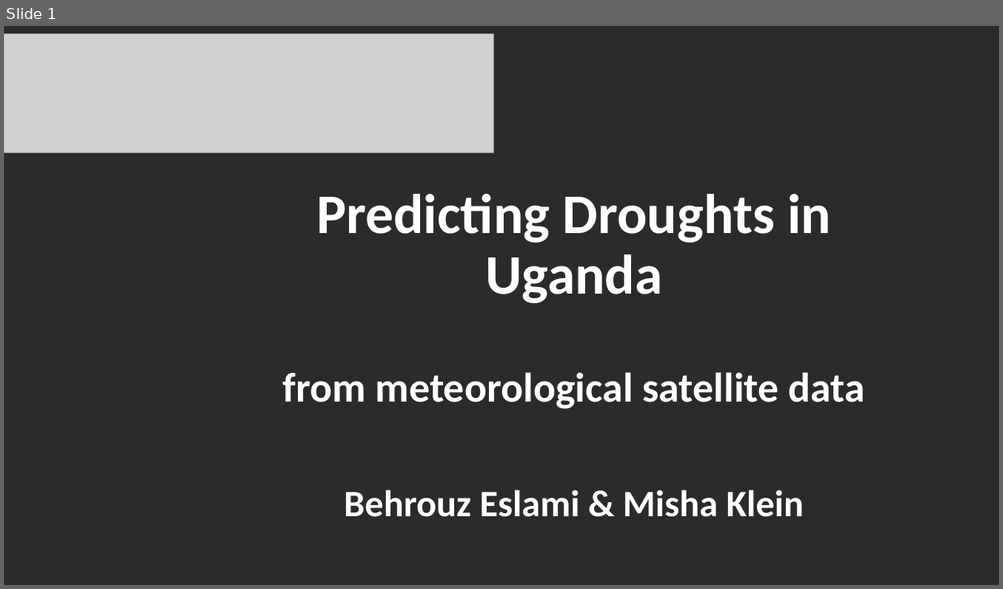
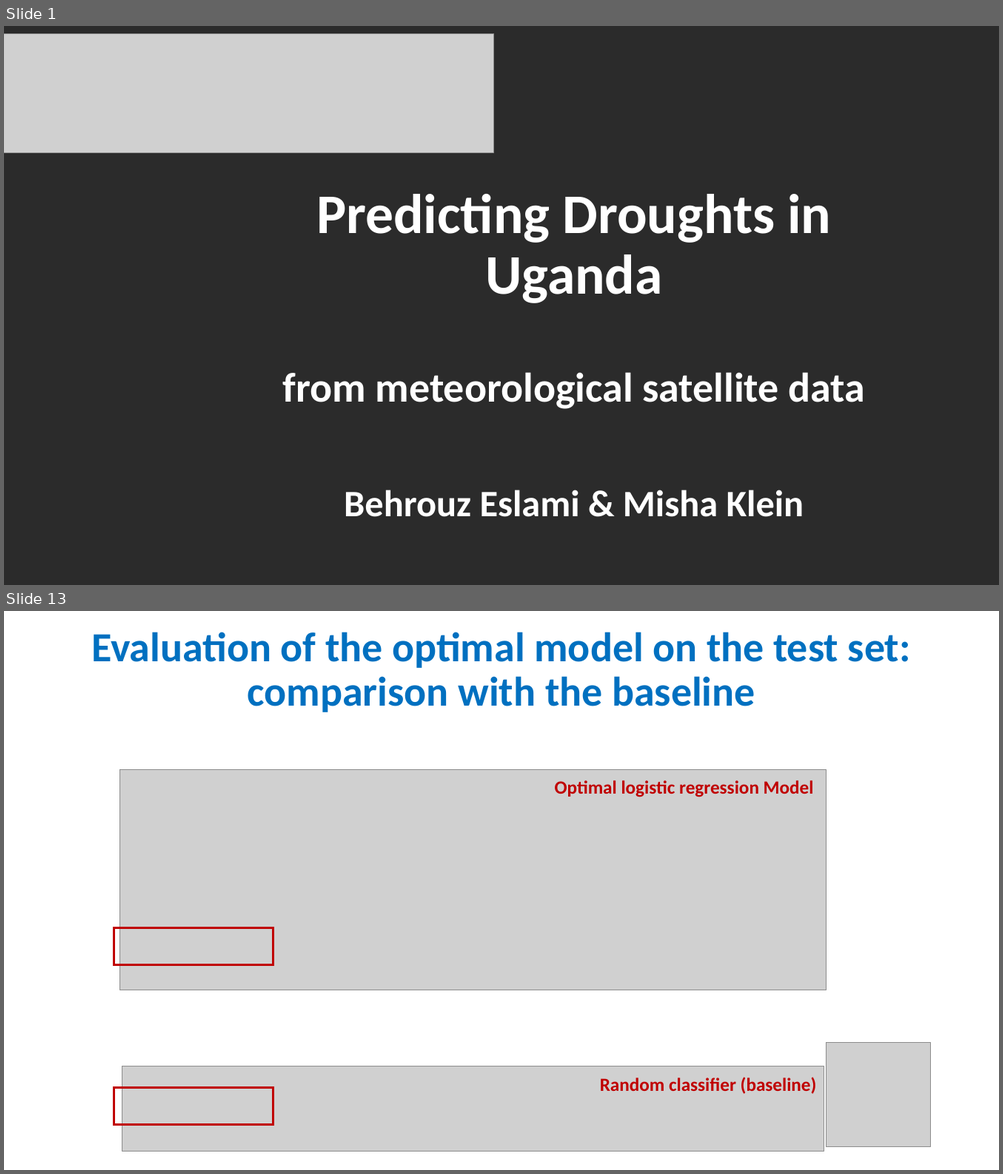
Before and after one commit to rodekruis/IBF-model, a slide deck: drought/skill-assessment/Model Event Data/Presentation/Model_event_data_Uganda.pptx. Shown one above the other, each under a label of ours: slide 1 before the commit, slides 1 and 13 after it; the slides between them are not shown. The pictures are 1003x589 and 1003x1174 pixels, drawn with LibreOffice and Linux fonts; fonts in the diff are those of the drawing; grey boxes stand for pictures; background and template pictures are left out; a plain dark background stands for a picture behind light text. Boxes give left, top, right and bottom in pixels: in the first picture for what was removed or moved away, otherwise in the second. Text is boxed around its words. In the diff, an @@ line names an element or a change of style, - is before the commit and + after.

```diff
--- a/drought/skill-assessment/Model Event Data/Presentation/Model_event_data_Uganda.pptx
+++ b/drought/skill-assessment/Model Event Data/Presentation/Model_event_data_Uganda.pptx
@@ slide 13 added at [4,611,999,1170], background #FFFFFF @@
@@ title added at [91,632,910,712], 40 pt, text #0070C0, bold @@
+Evaluation of the optimal model on the test set:
+comparison with the baseline
@@ picture added at [119,770,826,990] @@
@@ text added at [555,780,814,797], 18 pt, text #C00000, bold @@
+Optimal logistic regression Model
@@ rectangle added at [114,928,273,965], outline #C00000 2 pt @@
@@ picture added at [826,1043,930,1147] @@
@@ picture added at [122,1067,824,1152] @@
@@ rectangle added at [114,1088,273,1125], outline #C00000 2 pt @@
@@ text added at [600,1077,817,1094], 18 pt, text #C00000, bold @@
+Random classifier (baseline)
```
Also in this commit, not shown: 6 slides changed, 19 other slides added, 1 slide removed, 19 other files.
